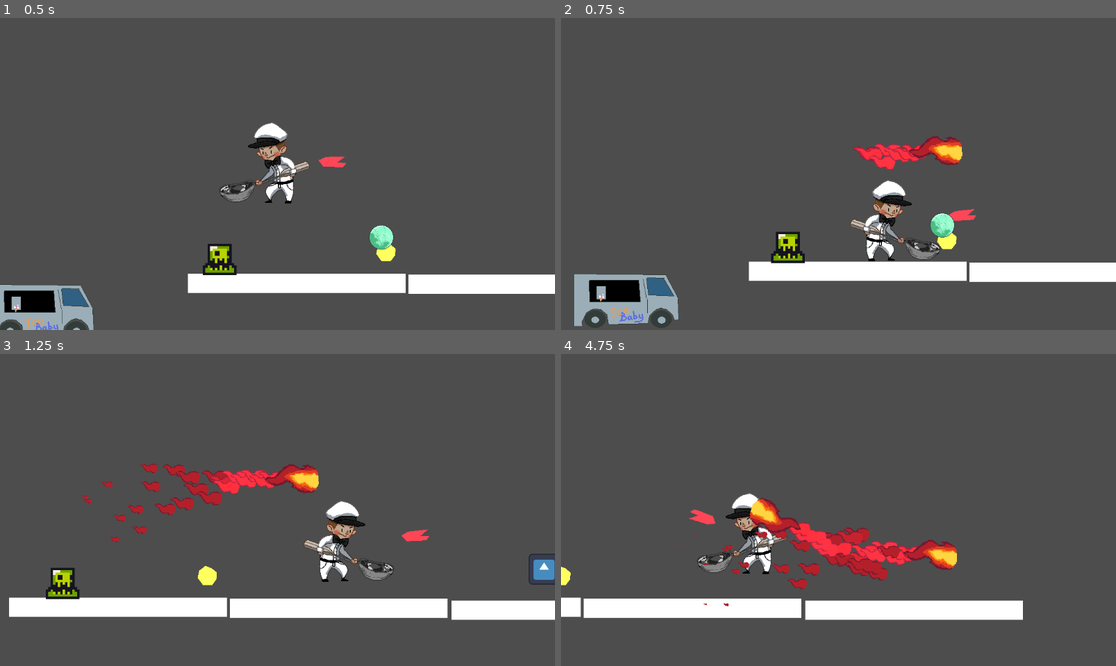
Above: before the commit, frames 1-4 (two rows, left to right).
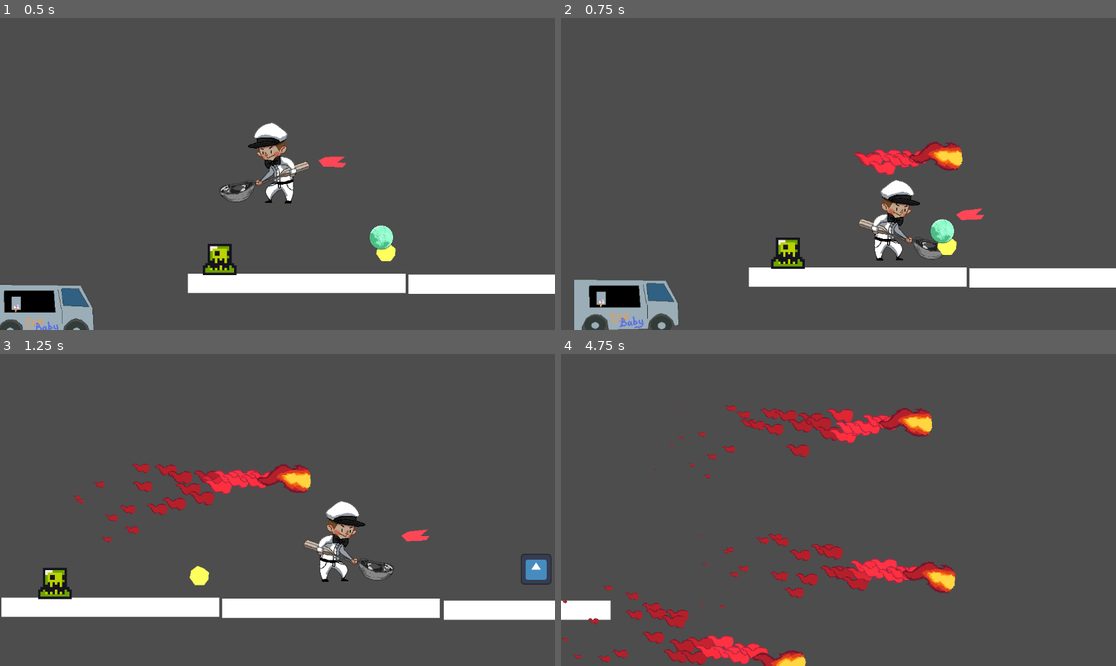
Above: after the commit, the same moments.

Repository: KarlJungtow/Minijam_icecream
Game: Godot game, scene res://scenes/test_level.tscn
Two runs of this game, one before a commit and one after it. Both use one fixed random seed, a clock stepped at 60 frames per second and the inputs below. The engine's default icon, where the game draws it, is replaced by a stand-in: a white triangle on a blue panel in a dark square.
Inputs (mouse positions are in pixels of both pictures, inside the frame that each line leads up to):
- Up to frame 1 (0.5 s): no input
- Up to frame 2 (0.75 s): move the mouse to (960, 158) at 0.52 s; press the mouse at (960, 158) at 0.53 s; hold D (move-right) from 0.53 s (still down)
- Up to frame 3 (1.25 s): keep holding D (move-right); tap W (jump) at 0.77 s
- Up to frame 4 (4.75 s): move the mouse to (727, 525) at 1.27 s; release the mouse at (727, 525) at 1.28 s; click (727, 525) at 1.35 s; tap W (jump) at 1.52, 3.02, 3.77, 4.52 s; move the mouse to (894, 441) at 2.02 s; release D (move-right) at 2.03 s; press the mouse at (894, 441) at 2.03 s; hold A (move-left) 2.03-2.78 s; move the mouse to (810, 572) at 2.77 s; release the mouse at (810, 572) at 2.78 s; hold D (move-right) 2.78-4.28 s; click (810, 572) at 2.85 s; move the mouse to (1005, 556) at 3.52 s; press the mouse at (1005, 556) at 3.53 s; move the mouse to (672, 463) at 4.27 s; release the mouse at (672, 463) at 4.28 s; hold A (move-left) from 4.28 s (still down); click (672, 463) at 4.35 s

Frame 1 is identical in both runs. In frame 2, 7.8% of the frame differs, in the area x 2-100%, y 37-100%; in frame 3, 3.4%; in frame 4, 15%, in the area x 0-84%, y 16-100%.

Commit message:
Update player.gd

Diff:
--- a/scenes/player.gd
+++ b/scenes/player.gd
@@ -3,7 +3,6 @@
 
 const SPEED = 800.0
 const JUMP_VELOCITY = -400.0
-const RECOIL_STRENGTH = 1000
 
 
 const flame_scene = preload("res://scenes/flame.tscn")
@@ -81,9 +80,6 @@
 			instance.rotation = $FlameThrowerAnchor.rotation
 			$FlameThrowerAnchor/Flames.add_child(instance)
 
-			var recoil_direction = ($FlameThrowerAnchor.global_position - get_global_mouse_position()).normalized()
-			velocity += recoil_direction * RECOIL_STRENGTH
-
 			move_and_slide()
 func _on_player_detection_box_area_entered(area):
 	if get_tree().get_nodes_in_group("CheckPoint").has(area):
